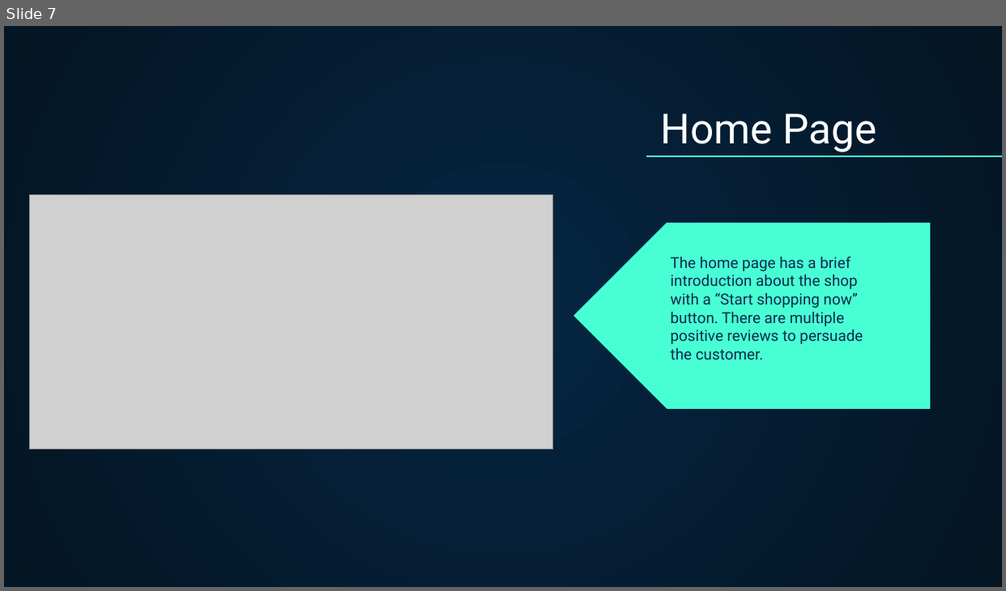
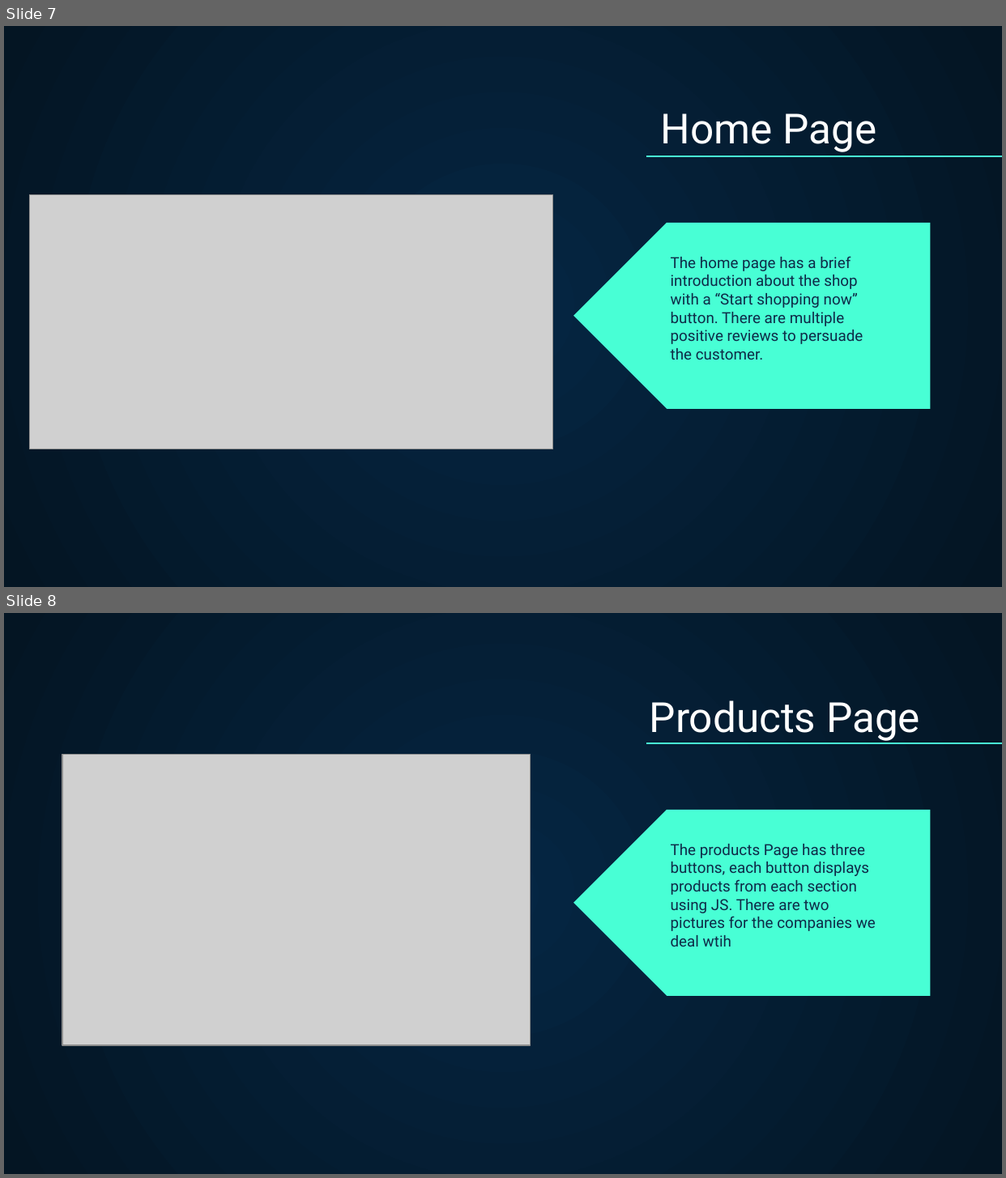
Before and after one commit to BelalHalees/CIS201, a slide deck: Project/Web Project PowerPoint.pptx. Shown one above the other, each under a label of ours: slide 7 before the commit, slides 7 and 8 after it. The pictures are 1006x591 and 1006x1178 pixels, drawn with LibreOffice and Linux fonts; fonts in the diff are those of the drawing; grey boxes stand for pictures. Boxes give left, top, right and bottom in pixels: in the first picture for what was removed or moved away, otherwise in the second. Text is boxed around its words. In the diff, an @@ line names an element or a change of style, - is before the commit and + after.

```diff
--- a/Project/Web Project PowerPoint.pptx
+++ b/Project/Web Project PowerPoint.pptx
@@ slide 8 added at [4, 613, 1002, 1174], background gradient #052643 to #041523 @@
@@ title added at [650, 700, 920, 741], 30 pt, text #FFFFFF @@
+Products Page
@@ picture added at [62, 755, 530, 1046] @@
@@ line added from (646, 743) to (1002, 743), #48FFD5 0.75 pt @@
@@ pentagon arrow added at [573, 810, 930, 996], fill #48FFD5 @@
@@ title added at [671, 844, 876, 947], 11 pt, text #0E2A47 @@
+The products Page has three buttons, each button displays products from each section using JS. There are two pictures for the companies we deal wtih
```
